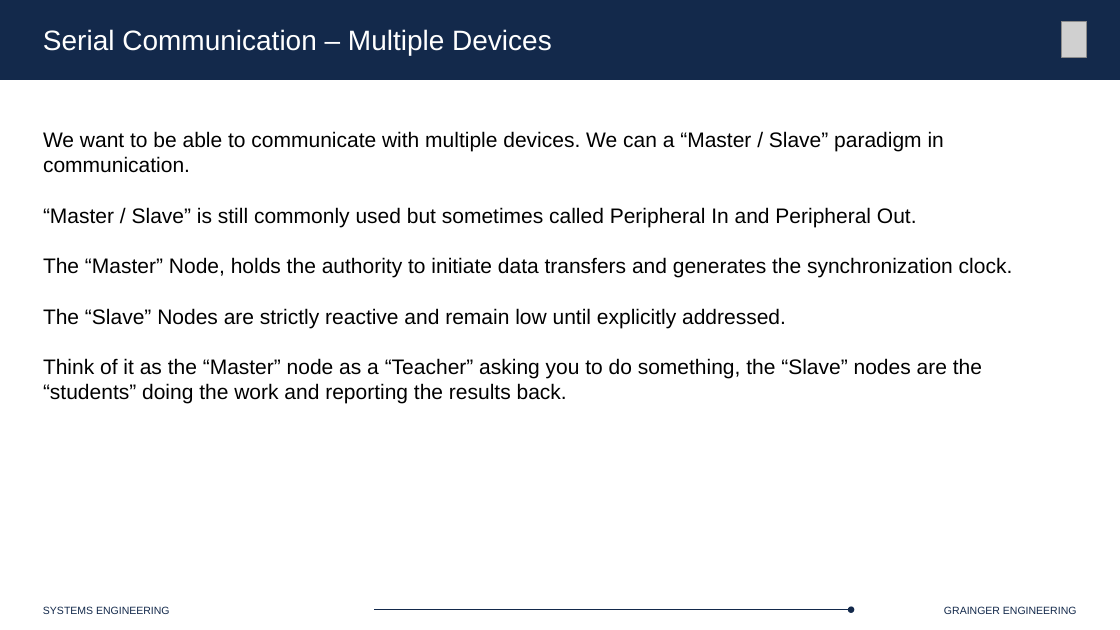
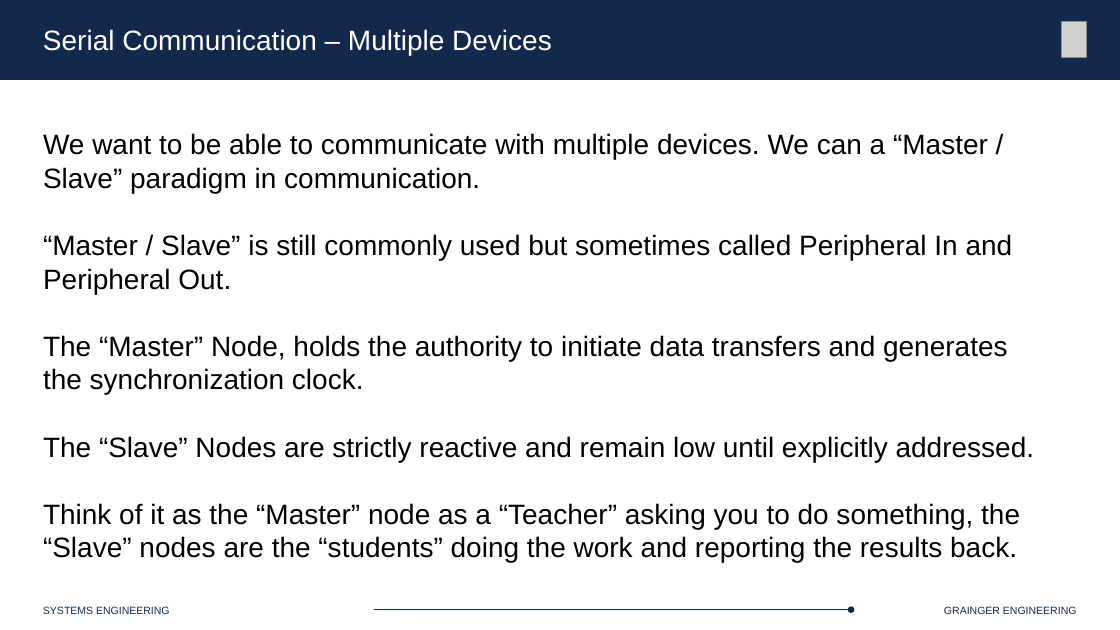
Before and after one commit to Marius-Juston/SE-423---Class-Material, a slide deck: slide 17 of Lectures/Slides/L10.pptx (slide 16 before the commit). Drawn at 1120x630 pixels with LibreOffice and Linux fonts; fonts in the diff are those of the drawing; grey boxes stand for pictures. Boxes give left, top, right and bottom in pixels: in the first picture for what was removed or moved away, otherwise in the second. Text is boxed around its words. In the diff, an @@ line names an element or a change of style, - is before the commit and + after.

```diff
--- a/Lectures/Slides/L10.pptx
+++ b/Lectures/Slides/L10.pptx
@@ text "We want to be able ..." at (43,133,1034,563): size 18 to 24 pt @@
```
Also in this commit, not shown: 5 other slides changed, 40 slides added, 8 slides removed, 3 other files.
